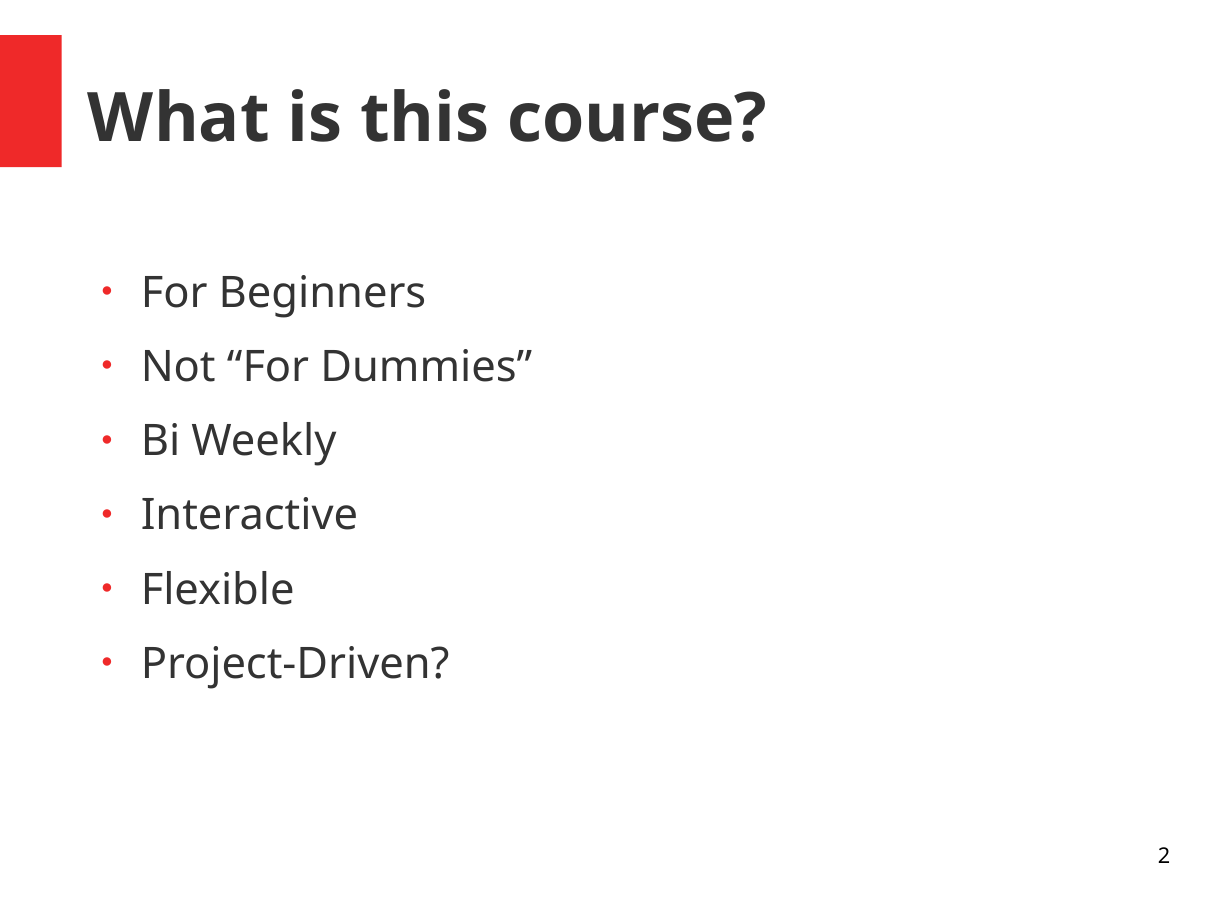
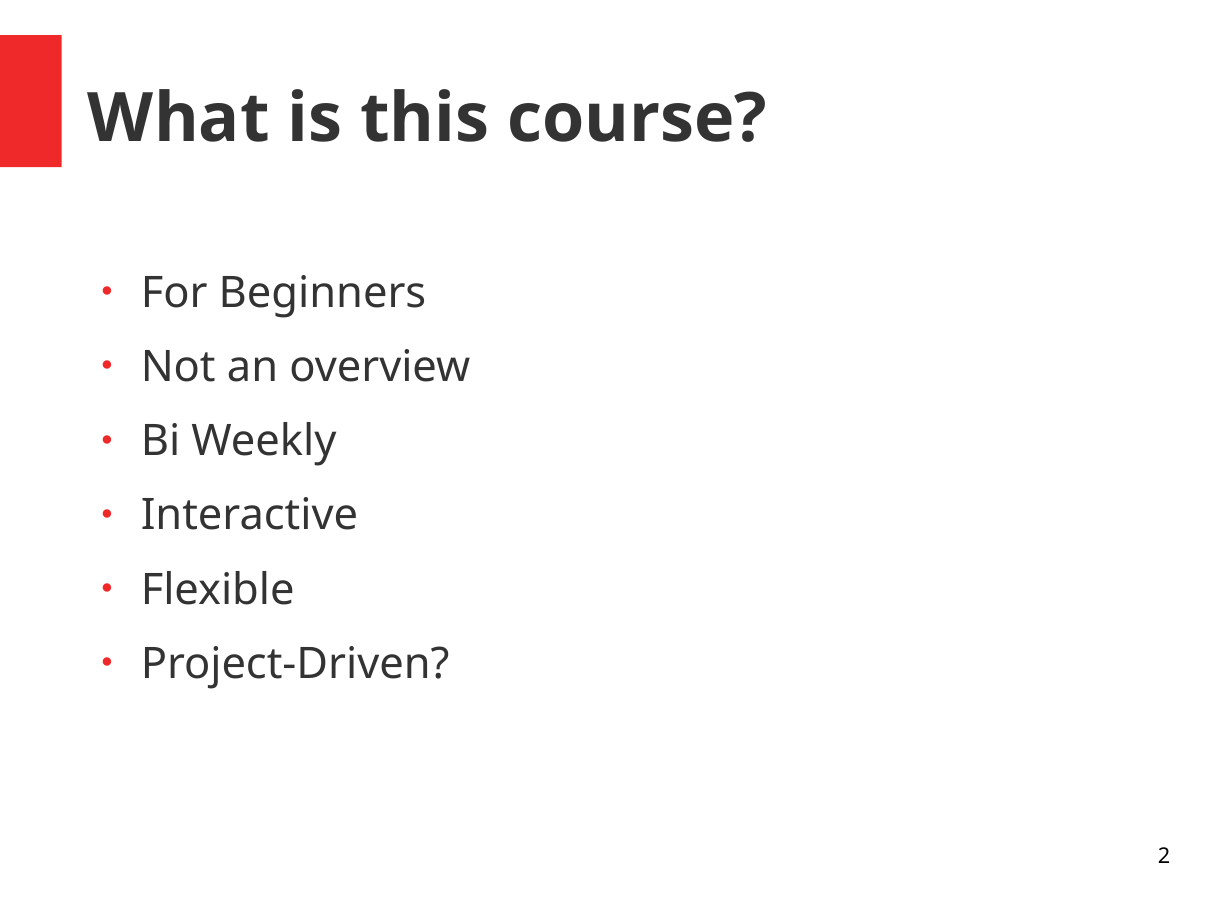
Before and after one commit to RyanKadri/rk0.xyz, a slide deck: slide 2 of lessons/lesson1/presentation/Presentation.odp. Drawn at 1232x924 pixels with LibreOffice and Linux fonts; fonts in the diff are those of the drawing. Boxes give left, top, right and bottom in pixels: in the first picture for what was removed or moved away, otherwise in the second. Text is boxed around its words. In the diff, an @@ line names an element or a change of style, - is before the commit and + after.

```diff
--- a/lessons/lesson1/presentation/Presentation.odp
+++ b/lessons/lesson1/presentation/Presentation.odp
@@ text at box(141, 349, 470, 382): text changed @@
-● Not “For Dummies”
+● Not an overview
```
Also in this commit, not shown: 2 other slides changed, 1 slide added, 20 other files.
